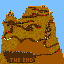
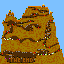
Revision of a layered 64x64 image; what changed, layer by layer:
painted on "level" over (0, 20, 64, 64)
